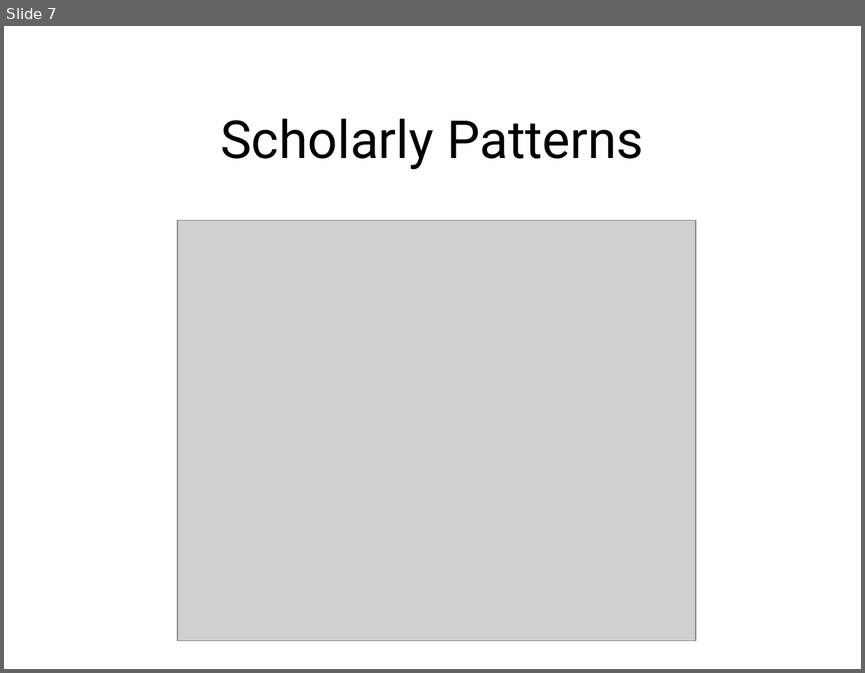
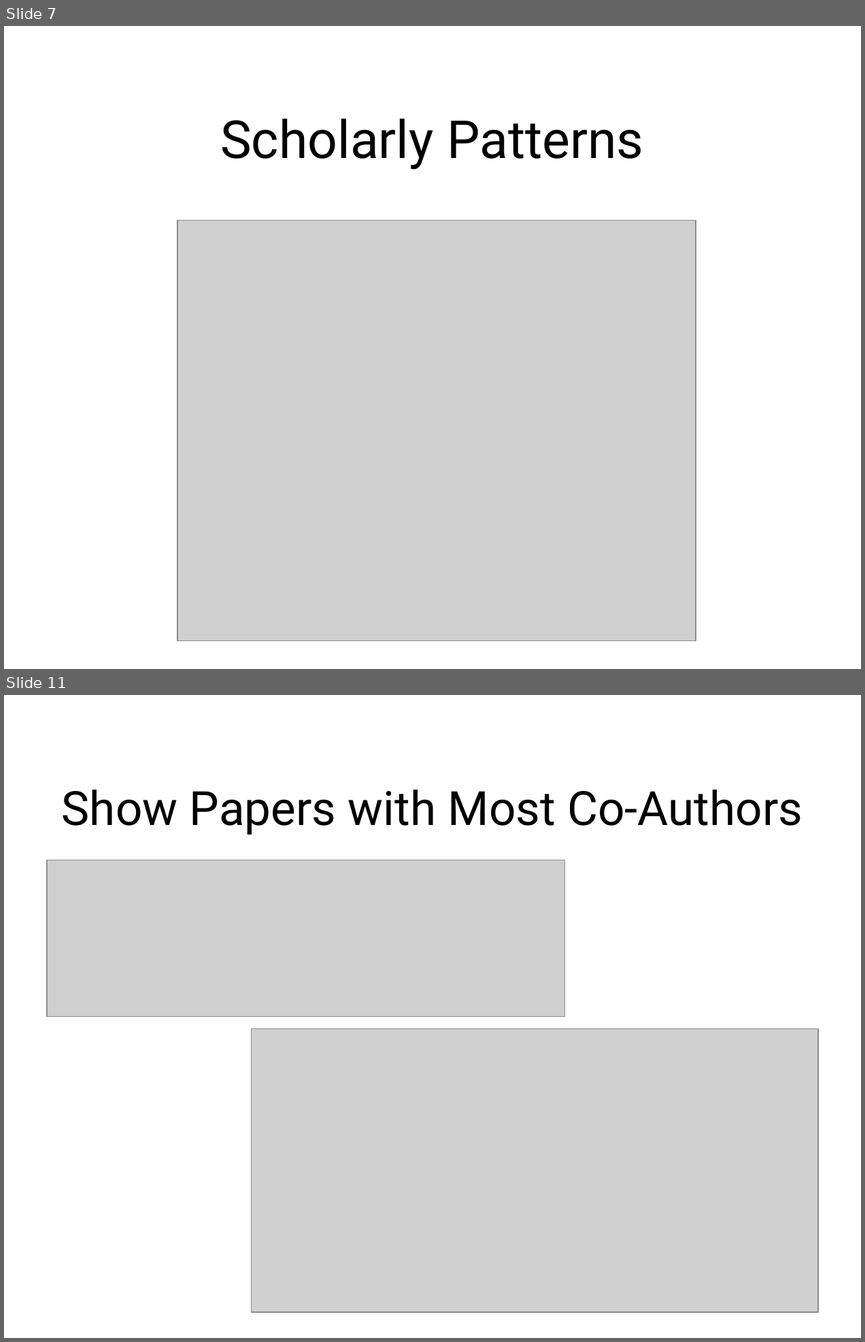
Before and after one commit to HeardLibrary/graphs-without-ontologies, a slide deck: vivo.pptx. Shown one above the other, each under a label of ours: slide 7 before the commit, slides 7 and 11 after it; the slides between them are not shown. The pictures are 865x673 and 865x1342 pixels, drawn with LibreOffice and Linux fonts; fonts in the diff are those of the drawing; grey boxes stand for pictures; background and template pictures are left out. Boxes give left, top, right and bottom in pixels: in the first picture for what was removed or moved away, otherwise in the second. Text is boxed around its words. In the diff, an @@ line names an element or a change of style, - is before the commit and + after.

```diff
--- a/vivo.pptx
+++ b/vivo.pptx
@@ slide 11 added at <box>4,695,861,1338</box>, background picture (left out) @@
@@ title added at <box>62,790,802,834</box>, 39.6 pt, text #000000 @@
+Show Papers with Most Co-Authors
@@ picture added at <box>47,860,564,1017</box> @@
@@ picture added at <box>251,1029,818,1312</box> @@
```
Also in this commit, not shown: 1 slide changed, 4 other slides added, 1 slide removed.
